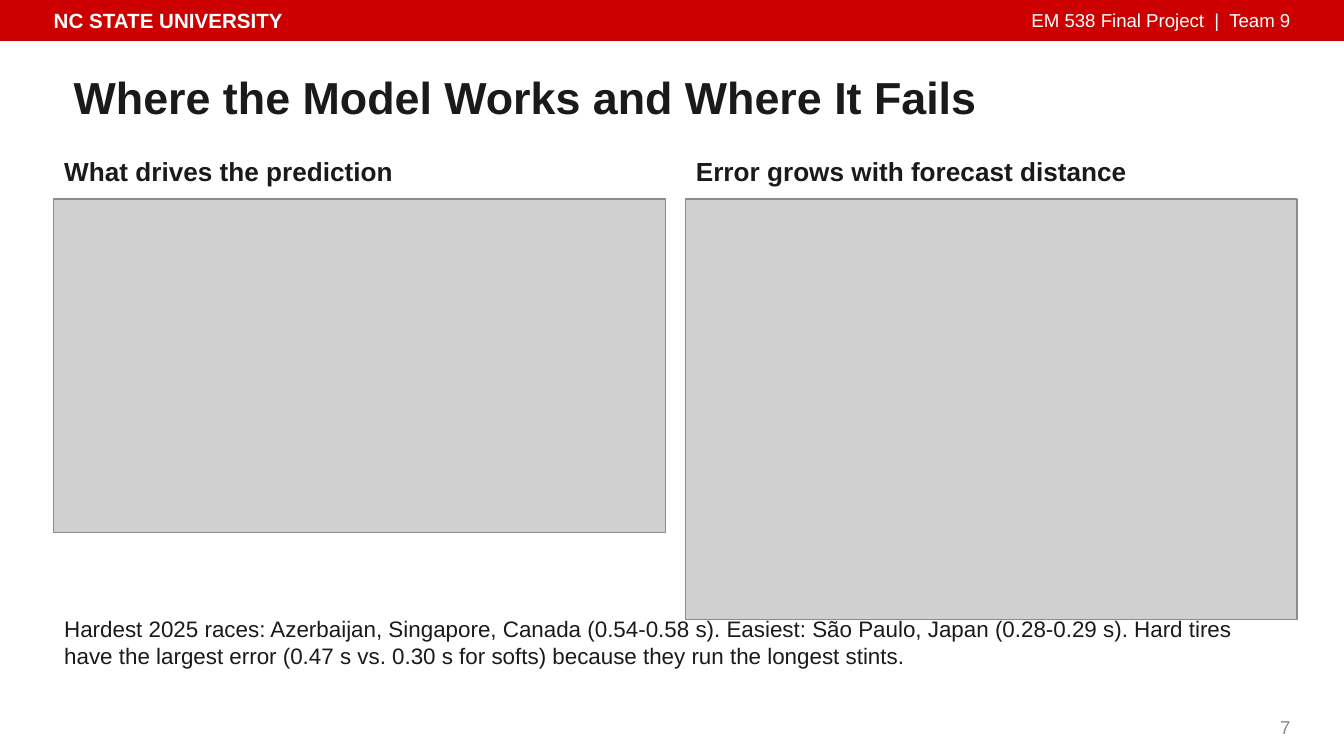
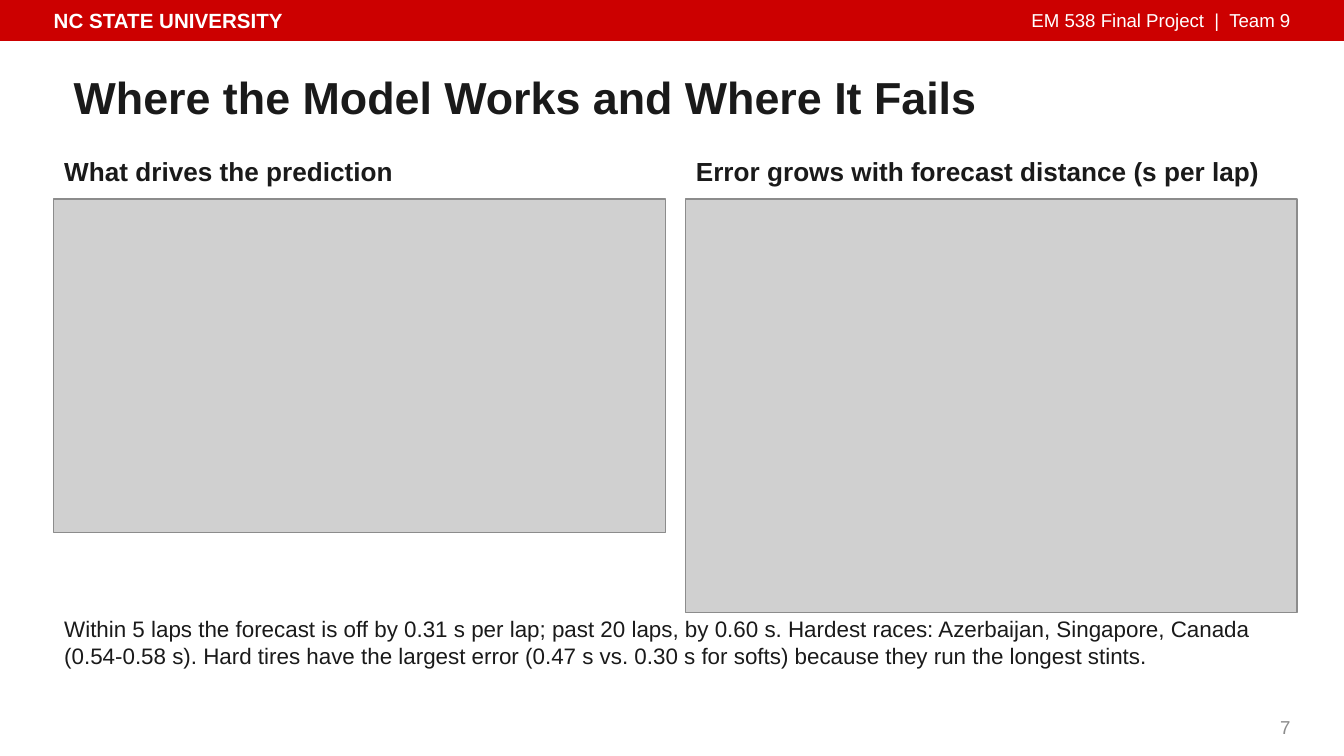
Before and after one commit to isaiahnick/f1-tire-degradation, a slide deck: slide 7 of reports/presentation/PitWall_Final_Presentation.pptx. Drawn at 1344x756 pixels with LibreOffice and Linux fonts; fonts in the diff are those of the drawing; grey boxes stand for pictures. Boxes give left, top, right and bottom in pixels: in the first picture for what was removed or moved away, otherwise in the second. Text is boxed around its words. In the diff, an @@ line names an element or a change of style, - is before the commit and + after.

```diff
--- a/reports/presentation/PitWall_Final_Presentation.pptx
+++ b/reports/presentation/PitWall_Final_Presentation.pptx
@@ text at [696, 162, 1258, 187]: text changed @@
-Error grows with forecast distance
+Error grows with forecast distance (s per lap)
@@ picture: place and size @@
-picture at [685, 199, 1297, 620]
+picture at [685, 199, 1297, 613]
@@ text at [64, 620, 1249, 669]: text changed @@
-Hardest 2025 races: Azerbaijan, Singapore, Canada (0.54-0.58 s). Easiest: São Paulo, Japan (0.28-0.29 s). Hard tires have the largest error (0.47 s vs. 0.30 s for softs) because they run the longest stints.
+Within 5 laps the forecast is off by 0.31 s per lap; past 20 laps, by 0.60 s. Hardest races: Azerbaijan, Singapore, Canada (0.54-0.58 s). Hard tires have the largest error (0.47 s vs. 0.30 s for softs) because they run the longest stints.
```
Also in this commit, not shown: 6 other slides changed, 5 other files.
